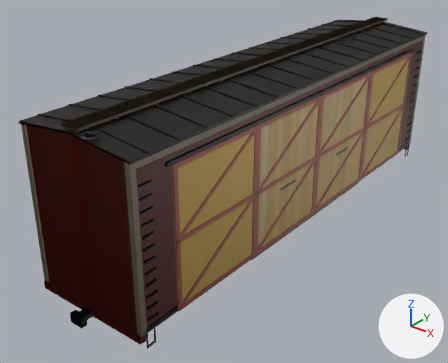
The glTF model assets/models/train/gate.glb, before and after one commit.
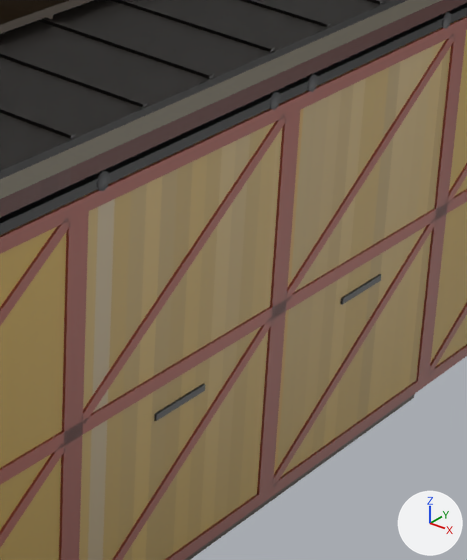
The first picture shows the older version from a camera (50 mm lens) standing at (16.61, -24.23, 16.56) and looking at (-1.08, -2.11, 2.85). The close-ups show the older and then the newer version on the part from 52% to 83% of the width and 18% to 64% of the height of that picture. Only the edits that show in the close-ups are written down. Arrows for +X, +Y and +Z are at lower right; the lights stay in place. Where no turn or scale is listed for an object, it has been applied to the vertices. Vertices at exactly the same position are counted once.

Names of what the first close-up shows: 'Body', 'Door_RB', 'Door_RF', 'Far'.
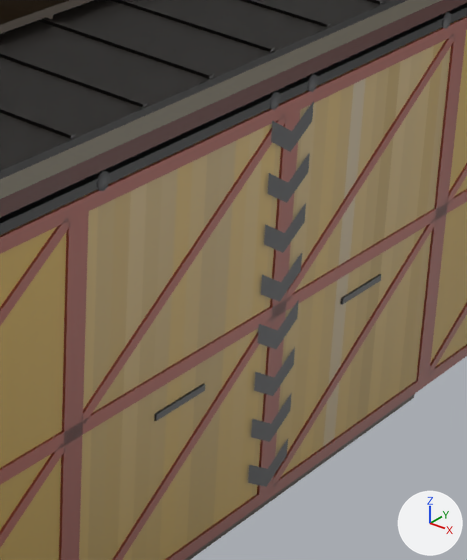
Boxes [x1, y1, x2, y2] around the edits, measured in the close-ups (467 x 560 px):
part 1 of me_door_rb, added: after [248, 120, 292, 487]
part 2 of me_door_rb, recoloured: [86, 123, 281, 560] in both
part 3 of me_door_rf, added: after [266, 101, 314, 487]
part 4 of me_door_rf, recoloured: before [274, 78, 367, 474]; after [275, 78, 367, 457]

The edits, one by one:
me_door_rb is used by ob_door_rb; location (2.95, -2.5, 4.57).
me_door_rb had 124 vertices, 198 faces and spanned x -0.03..0.05, y -2.5..2.5, z -3.13..3.36.
me_door_rb now has 156 vertices, 214 faces and spans x -0.03..0.05, y -2.5..2.5, z -3.13..3.36.
Part 1, on me_door_rb:
16 vertices are added at x 0.05, y 1.95, z -2.58..2.97.
16 new vertices lie (0.0, 0.55, -0.3) away from vertices in x 0.05, y 1.95, z -2.58..2.97.
16 new faces join them, mat_metal.
me_door_rb part 2: 33 kept faces spanning x -0.03..0.01, y -2.5..2.5, z -3.13..3.13 get new vertex colours.
me_door_rf is used by ob_door_rf; location (2.95, 2.5, 4.57).
me_door_rf had 124 vertices, 198 faces and spanned x -0.03..0.05, y -2.5..2.5, z -3.13..3.36.
me_door_rf now has 156 vertices, 214 faces and spans x -0.03..0.05, y -2.5..2.5, z -3.13..3.36.
Part 3, on me_door_rf:
16 vertices are added at x 0.05, y -2.5, z -2.88..2.67.
16 new vertices lie (0.0, 0.55, 0.3) away from vertices in x 0.05, y -2.5, z -2.88..2.67.
16 new faces join them, mat_metal.
me_door_rf part 4: 30 kept faces spanning x -0.03..0.01, y -2.5..2.5, z -3.13..3.13 get new vertex colours.
